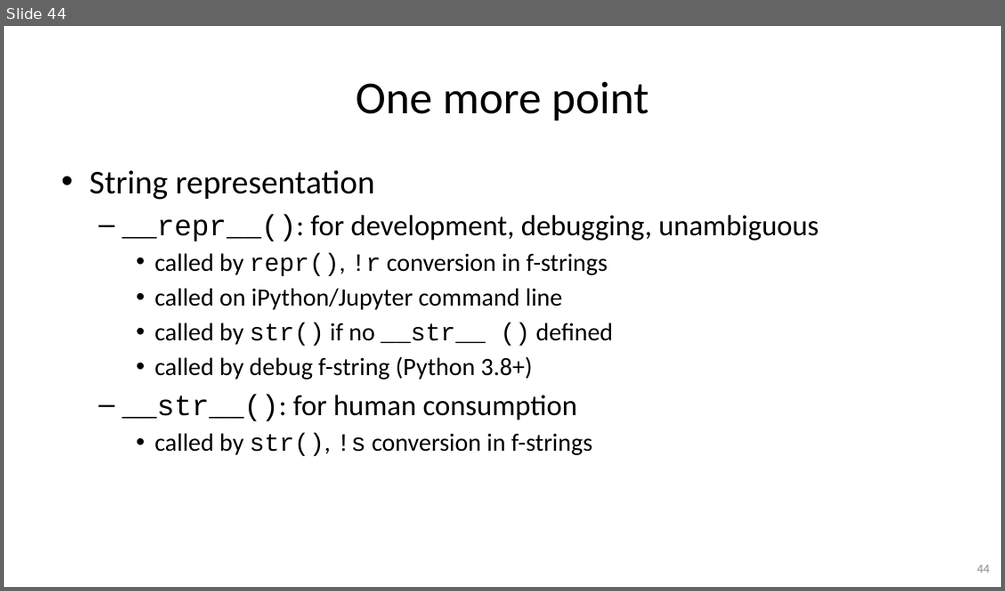
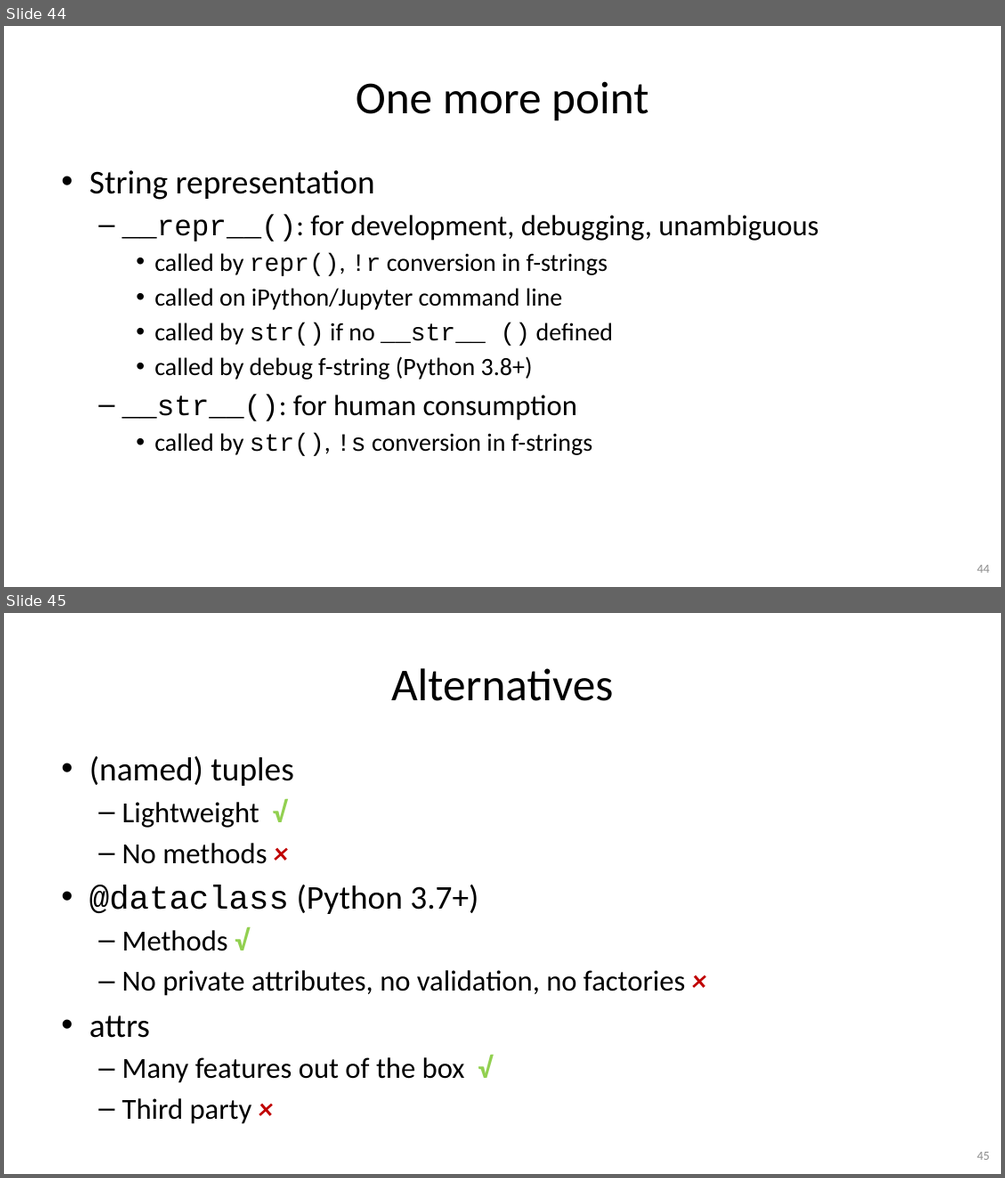
Before and after one commit to gjbex/Python-software-engineering, a slide deck: python_software_engineering.pptx. Shown one above the other, each under a label of ours: slide 44 before the commit, slides 44 and 45 after it. The pictures are 1005x591 and 1005x1178 pixels, drawn with LibreOffice and Linux fonts; fonts in the diff are those of the drawing. Boxes give left, top, right and bottom in pixels: in the first picture for what was removed or moved away, otherwise in the second. Text is boxed around its words. In the diff, an @@ line names an element or a change of style, - is before the commit and + after.

Commit message:
Add OO alternatives slide

```diff
--- a/python_software_engineering.pptx
+++ b/python_software_engineering.pptx
@@ slide 45 added at bbox=[4, 613, 1001, 1174], background #FFFFFF @@
@@ title added at bbox=[391, 668, 613, 701], 44 pt, text #000000 @@
+Alternatives
@@ text added at bbox=[89, 756, 685, 1124], 28 pt, text #000000 @@
+• (named) tuples
+  – Lightweight √
+  – No methods ×
+• @dataclass (Python 3.7+)
+  – Methods √
+  – No private attributes, no validation, no factories ×
+• attrs
+  – Many features out of the box √
+  – Third party ×
@@ page number added at bbox=[977, 1151, 989, 1159], 12 pt, text #8C8C8C @@
+45
```
Also in this commit, not shown: 1 slide changed.
